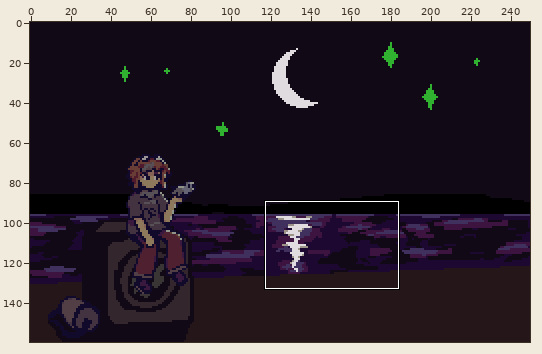
Pixel-art file, stored at assets/aseprite/lake_scene.aseprite. Above, an overview of the earlier version with the close-up marked.
Close-up. Earlier state:
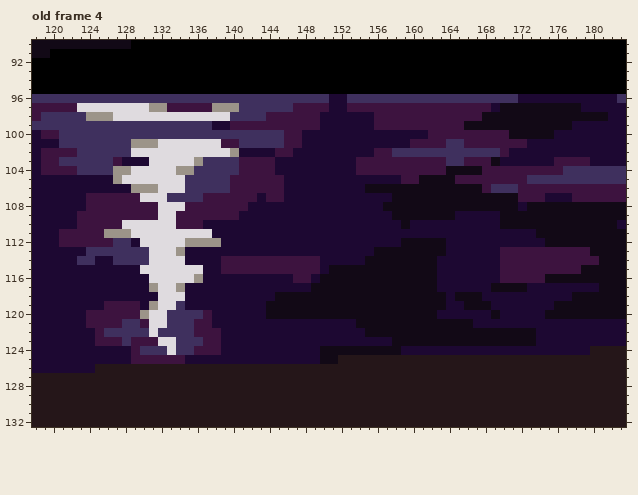
250x160 pixels, 4 frames. Colours within 5 levels of each other are drawn and written as one. Shown: old frame 4: x 118..183, y 90..132. The commit also changed other frames or places, which this record leaves out.
After the commit:
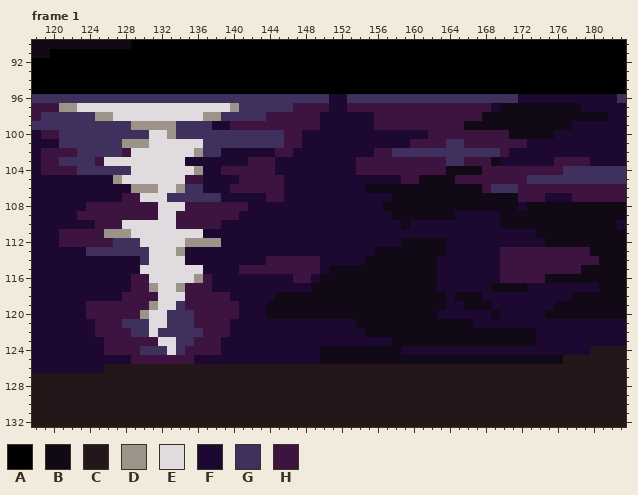
Palette (. is transparent): A #000000  B #120916  C #251619  D #9c9489  E #dfdbdf  F #1d0832  G #3f305e  H #3d133f
A new or re-ordered frame is compared with the old frame closest to it.
The exact change:
layer "static ref" removed
frames re-ordered
Frame 1 against old frame 4, layer "water":
y 97: x 121..122 HH -> DD; x 131..139 DDHHHHHDD -> EEEEEEEEE
y 98: x 124 D -> G; x 137..139 EEE -> DDG
y 99: x 129..133 GGGGG -> DDDDD
y 100: x 131..133 GGG -> EED
y 101: x 128 G -> D; x 131 D -> E; x 137..140 EEHH -> GGGG
y 102: x 128 G -> H; x 136..140 EEEED -> DGGFF
y 103: x 125..130 GGHFFF -> HEEEEE; x 135..141 EDGGGGH -> FFFFFFF
y 104: x 127..128 DD -> GG; x 134..140 DDGGGGG -> EEDFFHH
y 105: x 135..140 GGGGGH -> HHFFFF
y 106: x 134 E -> D; x 137..139 GGG -> FFF
y 107: x 124..127 HHHH -> FFFF; x 137..142 HHHHHH -> GGFFFF
y 110: x 123..124 HH -> FF; x 137..138 FF -> HH
y 111: x 137 E -> F
y 112: x 129 F -> G
y 114: x 123..124 GG -> FF; x 127..129 GGG -> FFF; x 139..143 HHHHH -> FFFFF
y 115: x 139..140 HH -> FF
y 116: x 129..130 FF -> HH; x 137 F -> H
y 117: x 129..130 FF -> HH; x 135..137 FFF -> HHH
y 118: x 128..131 FFFF -> HHHH; x 135..139 FFFFF -> HHHHH
y 119: x 124..125 FF -> HH; x 130 F -> H; x 135..140 FFFFFF -> HHHHHH
y 120: x 136 G -> H; x 138..140 FFF -> HHH
y 121: x 124 H -> F; x 130 H -> G; x 138..139 FF -> HH
y 122: x 126..128 GGG -> HHH; x 136 H -> G; x 139 F -> H
y 123: x 125 H -> F; x 128 G -> H; x 136 G -> H
y 124: x 126..128 FFF -> HHH; x 135 G -> H
y 125: x 135 F -> H; x 152..176 CCCCCCCCCCCCCCCCCCCCCCCCC -> BBBBBBBBBBBBBBBBBBBBBBBBB
y 126: x 125 C -> F
